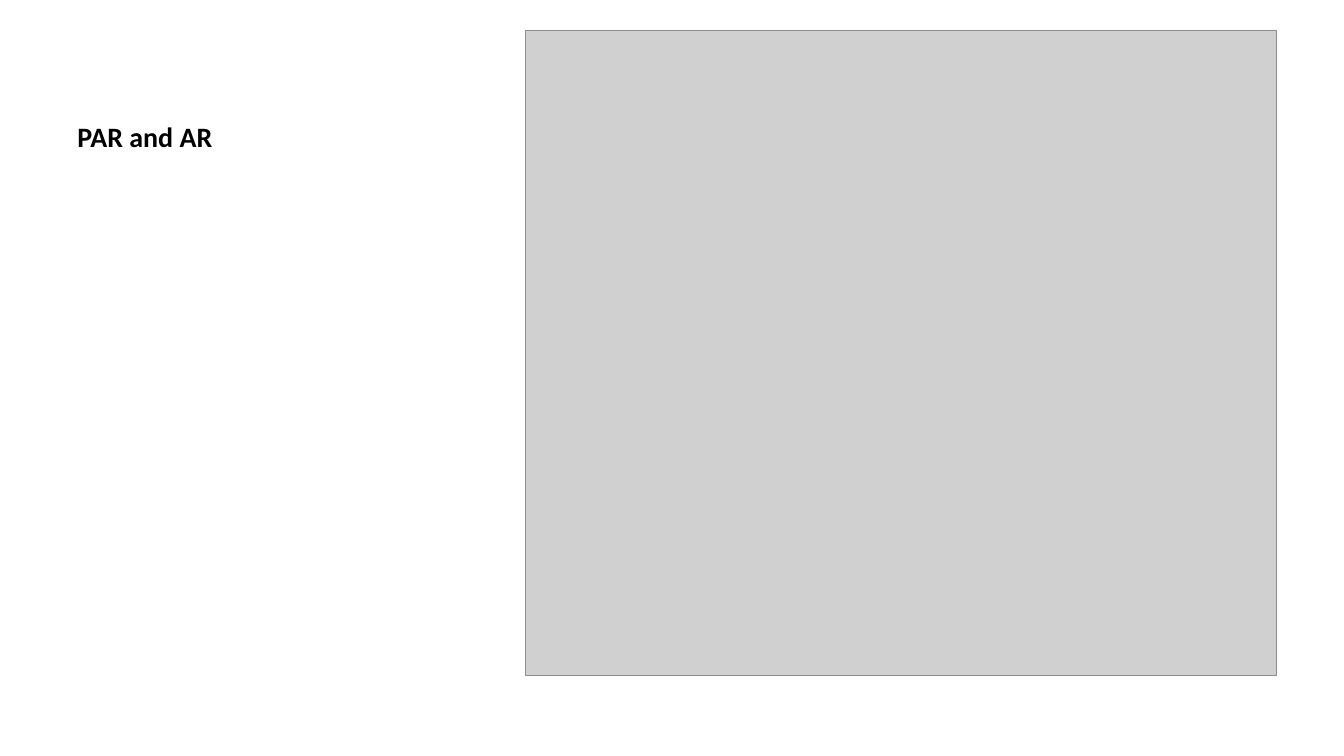
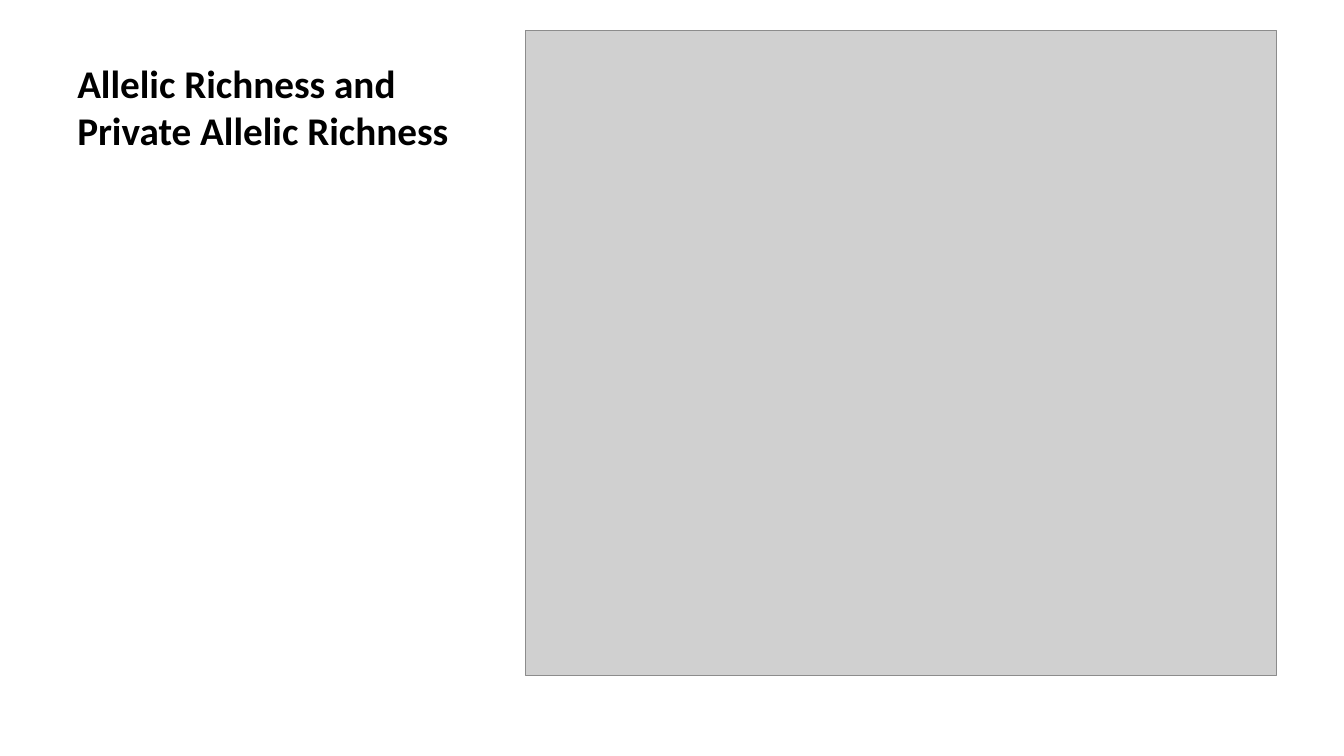
Before and after one commit to ashleyp1/BCB546X_Final_Project, a slide deck: slide 24 of PowerPoint Presentation for Final.pptx. Drawn at 1344x756 pixels with LibreOffice and Linux fonts; fonts in the diff are those of the drawing; grey boxes stand for pictures. Boxes give left, top, right and bottom in pixels: in the first picture for what was removed or moved away, otherwise in the second. Text is boxed around its words. In the diff, an @@ line names an element or a change of style, - is before the commit and + after.

```diff
--- a/PowerPoint Presentation for Final.pptx
+++ b/PowerPoint Presentation for Final.pptx
@@ title at bbox=[77, 70, 448, 146]: text changed; size 20 to 28 pt @@
-PAR and AR
+Allelic Richness and Private Allelic Richness
```
Also in this commit, not shown: 1 other slide changed.
